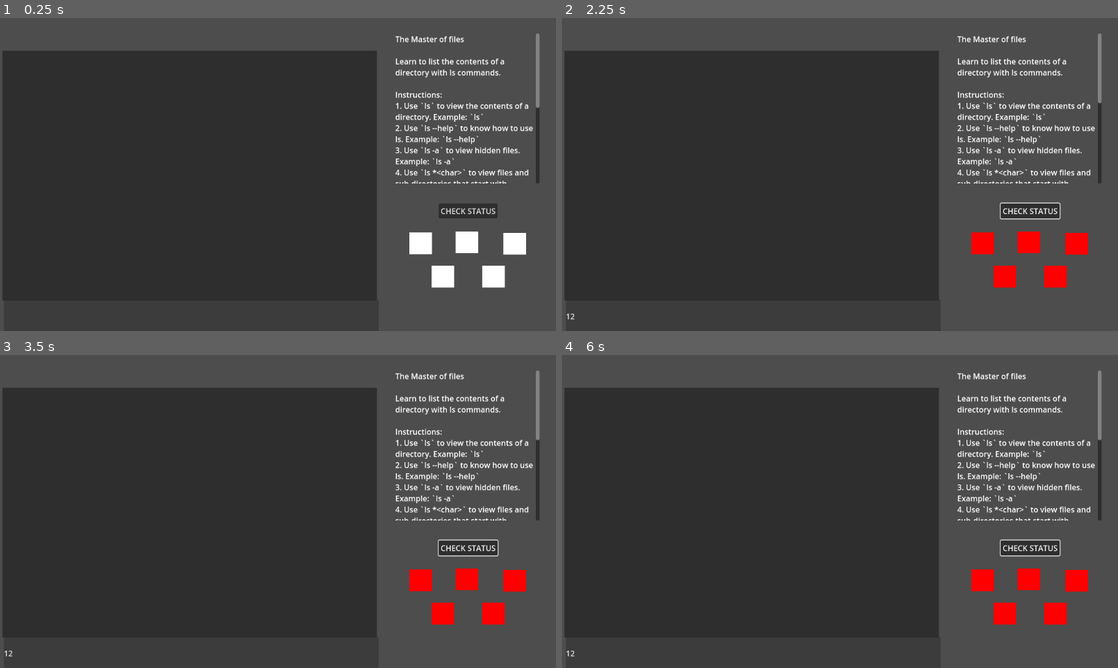
Above: before the commit, frames 1-4 (two rows, left to right).
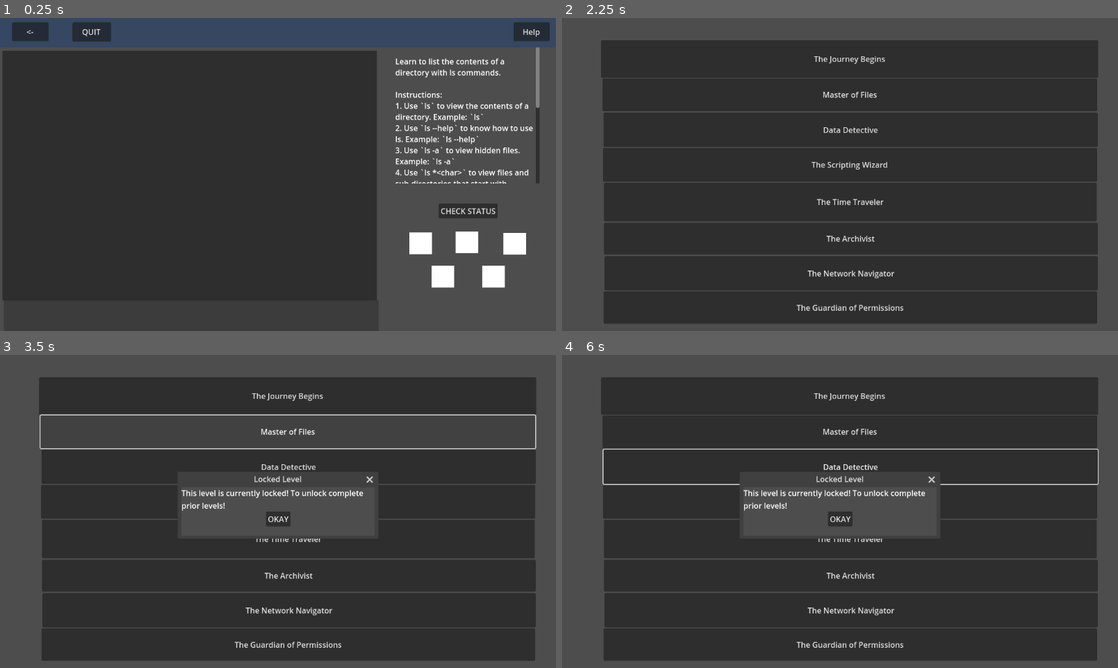
Above: after the commit, the same moments.

Repository: Pradeepaa001/Essentials
Game: Godot game, scene res://Scenes/level_2.tscn
Two runs of this game, one before a commit and one after it. Both use one fixed random seed, a clock stepped at 60 frames per second and the inputs below. This scene is started directly instead of the project's main scene.
Inputs (mouse positions are in pixels of both pictures, inside the frame that each line leads up to):
- Up to frame 1 (0.25 s): no input
- Up to frame 2 (2.25 s): click (751, 315) at 0.52 s; type "12" at 0.6 s; click "CHECK STATUS" at 1.25 s; click (589, 30) at 2 s, where only the run after the commit has a clickable "<-"
- Up to frame 3 (3.5 s): click (289, 433) at 2.75 s, where only the run after the commit has a clickable "Master of Files"
- Up to frame 4 (6 s): click (851, 395) at 3.5 s, where only the run after the commit has a clickable "The Journey Begins"; click (589, 367) at 4.25 s, where only the run after the commit has a clickable "<-"; click (851, 467) at 5 s, where only the run after the commit has a clickable "Data Detective"; click (851, 502) at 5.75 s, where only the run after the commit has a clickable "The Scripting Wizard"

The runs differ from the first frame. In frame 1, 1.4% of the frame differs, in the area x 2-99%, y 1-10%; in frame 2, 35%; in frame 3, 37%; in frame 4, 40%, in the area x 0-97%, y 4-98%.

Commit message:
Added Toolbar and Manual for Level 2

Diff:
--- a/Scenes/level_2.tscn
+++ b/Scenes/level_2.tscn
@@ -1,7 +1,8 @@
-[gd_scene load_steps=3 format=3 uid="uid://vca4n4xych04"]
+[gd_scene load_steps=4 format=3 uid="uid://vca4n4xych04"]
 
 [ext_resource type="Script" path="res://Scripts/level_2.gd" id="1_rryu7"]
 [ext_resource type="PackedScene" uid="uid://dwsqlli5p3aga" path="res://Scenes/terminal.tscn" id="2_rbk36"]
+[ext_resource type="PackedScene" uid="uid://j78w24dwo5e7" path="res://Scenes/toolbar.tscn" id="3_m8bnb"]
 
 [node name="Level2" type="Node2D"]
 position = Vector2(299, 213)
@@ -53,4 +54,7 @@
 offset_right = 747.0
 offset_bottom = 345.0
 
+[node name="Toolbar" parent="." instance=ExtResource("3_m8bnb")]
+position = Vector2(-301, -220)
+
 [connection signal="pressed" from="check" to="." method="_on_check_pressed"]
--- a/Scripts/level_2.gd
+++ b/Scripts/level_2.gd
@@ -12,6 +12,42 @@
 	note: This lists nothings if there are no contents starting with the character
 5. Use `pwd` to see the path of current working directory. Example: `rmdir data`
 """
+
+var level_manual = "\nls - list directory contents
+Lists all the files and directories under a specified directory.
+By default, ls uses the current directory and lists files and directories in alphabetical order by name.
+					   ls <OPTION> <FILE_NAME>
+
+OPTIONS:
+
+	--help: display this help and exit
+
+	-a:  do not ignore entries starting with .
+	Hidden Files are prefixed with a period . and are called dot files.
+	To include these hidden files, -a is used
+
+ls *<char> - Lists files and sub-directories that start with specified character.
+Note - Lists nothing if there are no contents starting with the character
+
+
+rm - remove
+Remove files or directories
+					   rm <FILE_NAME>
+					   rm -rf <DIRECTORY_NAME>
+
+man - Manual
+An interface to the system reference manuals
+					   man <COMMAND>
+Note - Use 'man level' to access our level manual
+
+
+Press 'q' to exit the manual!
+
+use rm - rf to delete the files after task completion
+to keep your directory clean"
+
+
+
 var level_setup_commands = ["ls", "ls --help", "ls -a", "ls r*", "pwd"]
 var level_congrats_message = "Well done, Explorer! You've completed the first level"
 @onready var termi = $Terminal
@@ -19,6 +55,8 @@
 
 
 func _ready():
+	var man_level = $Toolbar/WindowDialog/RichTextLabel
+	man_level.text = level_manual
 	var output = $RichTextLabel
 	print("started")
 	output.text += level_title + "\n"
